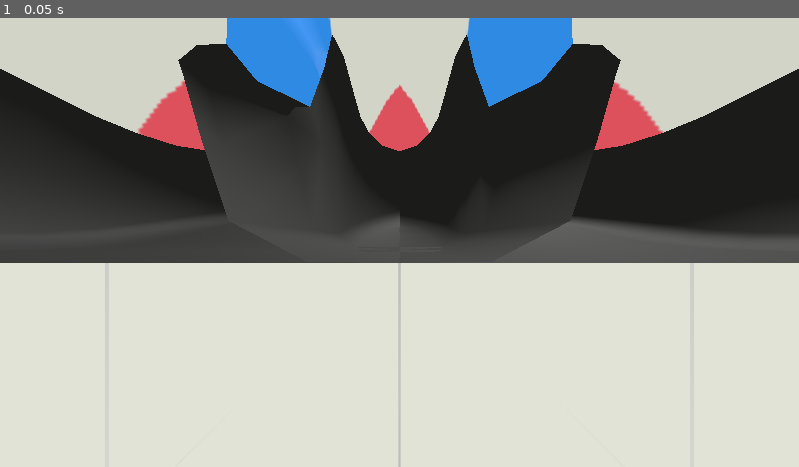
Above: before the commit, frame 1.
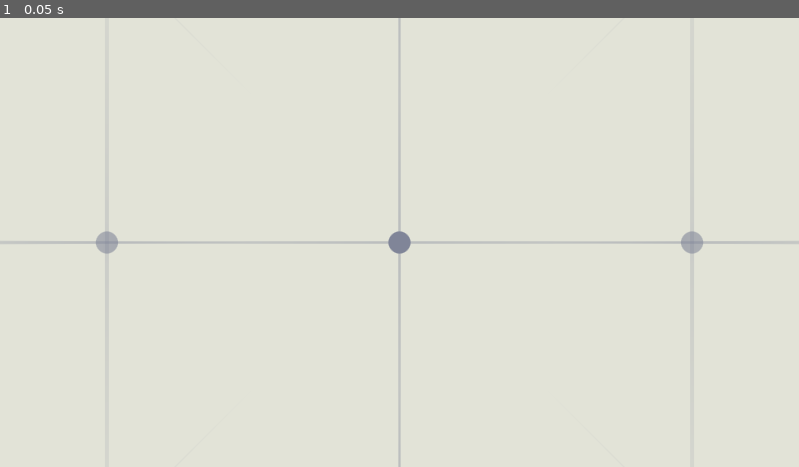
Above: after the commit, the same moment.

Repository: V-Sekai/xr-grid
Game: Godot game, scene res://procedural_3d_grid/scenes/main.tscn
The game is run twice, just before and just after one commit, with the same random seed, the same clock (stepped at 60 frames per second) and the same inputs.
Inputs:
- Up to frame 1 (0.05 s): no input

The runs differ from the first frame. In frame 1, 42% of the frame differs, in the area x 0-100%, y 0-55%.

Commit message:
Start off center

Diff:
--- a/procedural_3d_grid/scenes/main.tscn
+++ b/procedural_3d_grid/scenes/main.tscn
@@ -303,6 +303,7 @@
 _defaults_have_been_set = true
 
 [node name="canvas" type="Node3D" parent="." node_paths=PackedStringArray("hand_left", "hand_right")]
+transform = Transform3D(1, 0, 0, 0, 1, 0, 0, 0, 1, 0, 0, 1)
 script = ExtResource("4_4qf3o")
 hand_left = NodePath("../XROrigin3D/hand_left")
 hand_right = NodePath("../XROrigin3D/hand_right")
